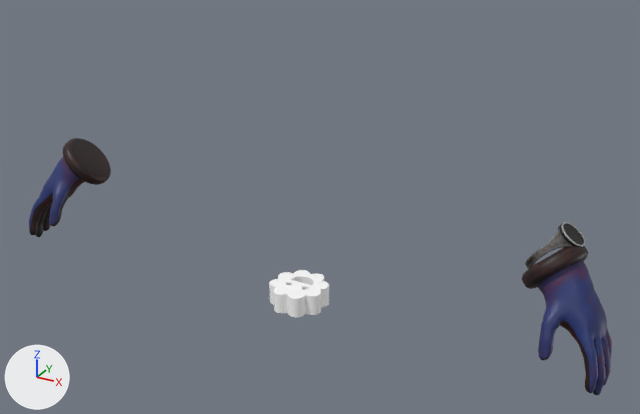
What one commit did to the FBX model Assets/Art/Animations/Character/Final V2/SPONGE/Anim_Sponge_Clean.fbx.
The view is the same before and after, from a camera (50 mm lens) standing at (1.42, -2.42, 1.57) and looking at (0.09, -0.01, 0.36). Arrows for +X, +Y and +Z are at lower left; the lights stay in place. Mesh edges are drawn as thin lines on the coarser meshes. Where no turn or scale is listed for an object, it has been applied to the vertices.

Names of what the first picture shows: 'SM_CharacterRig:SM_Sponge', 'SM_CharacterRig:low2_watch_low'.
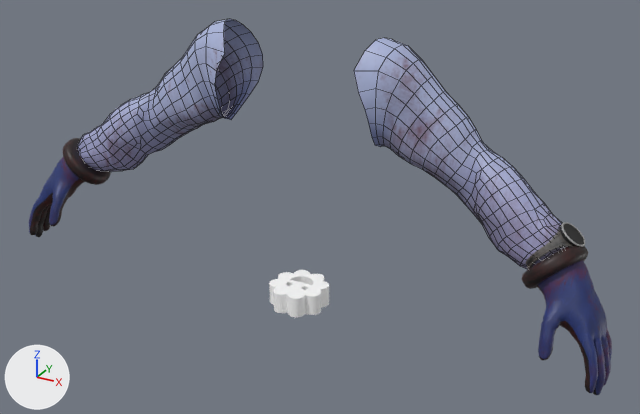
Pixel boxes (x1, y1, x2, y2) of what changed, in the pictures (640 x 414 px):
'SM_CharacterRig:character_low', now drawn (blue): after (77, 19, 566, 269)

Diff of the bpy script that builds the scene:
```diff
--- a/Assets/Art/Animations/Character/Final V2/SPONGE/Anim_Sponge_Clean.fbx.py
+++ b/Assets/Art/Animations/Character/Final V2/SPONGE/Anim_Sponge_Clean.fbx.py
@@ img_t_bc_body_png @@
+img_t_bc_body_png = load_image('T_BC_Body.png', '../../../../Textures/Character/Body/T_BC_Body.png', 2048, 2048, 'sRGB')
@@ mat_sm_characterrig_m_body @@
+mat_sm_characterrig_m_body = principled_material('SM_CharacterRig:M_body')
+mat_sm_characterrig_m_body.texture = img_t_bc_body_png
@@ me_mesh_1 @@
+me_mesh_1.from_pydata(...)  # 814 vertices, 772 faces; spans x -96.0..96.0, y 32.0..95.0, z -21.0..11.0
+me_mesh_1.materials.append(mat_sm_characterrig_m_body)  # picture img_t_bc_body_png
@@ ob_sm_characterrig_character_low @@
-ob_sm_characterrig_character_low = bpy.data.objects.new('SM_CharacterRig:character_low', None)
-ob_sm_characterrig_character_low.parent = ob_sm_characterrig_geo
+ob_sm_characterrig_character_low = bpy.data.objects.new('SM_CharacterRig:character_low', me_mesh_1)
 ob_sm_characterrig_character_low.location = (0.0, 0.0, 0.0)
+ob_sm_characterrig_character_low.rotation_euler = (1.571, 0.0, 0.0)  # degrees (90, 0, 0)
+ob_sm_characterrig_character_low.scale = (0.01, 0.01, 0.01)
```
